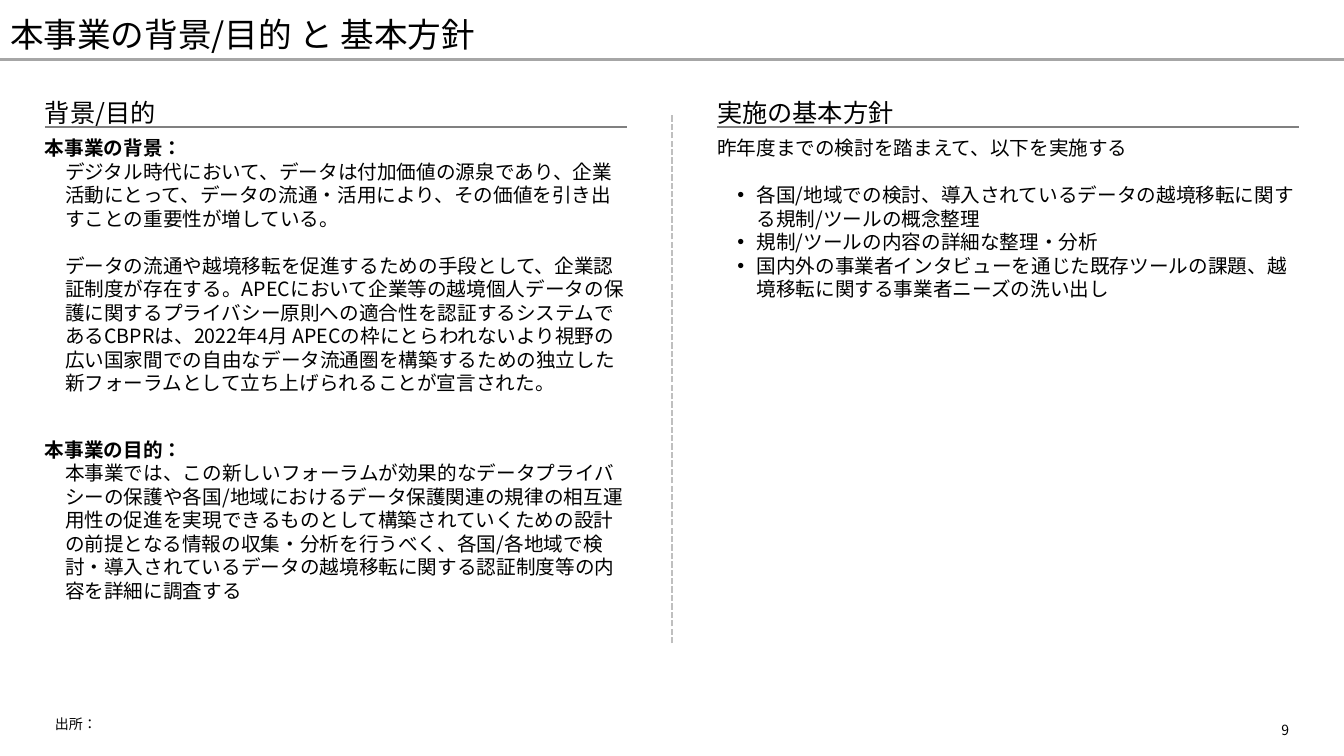
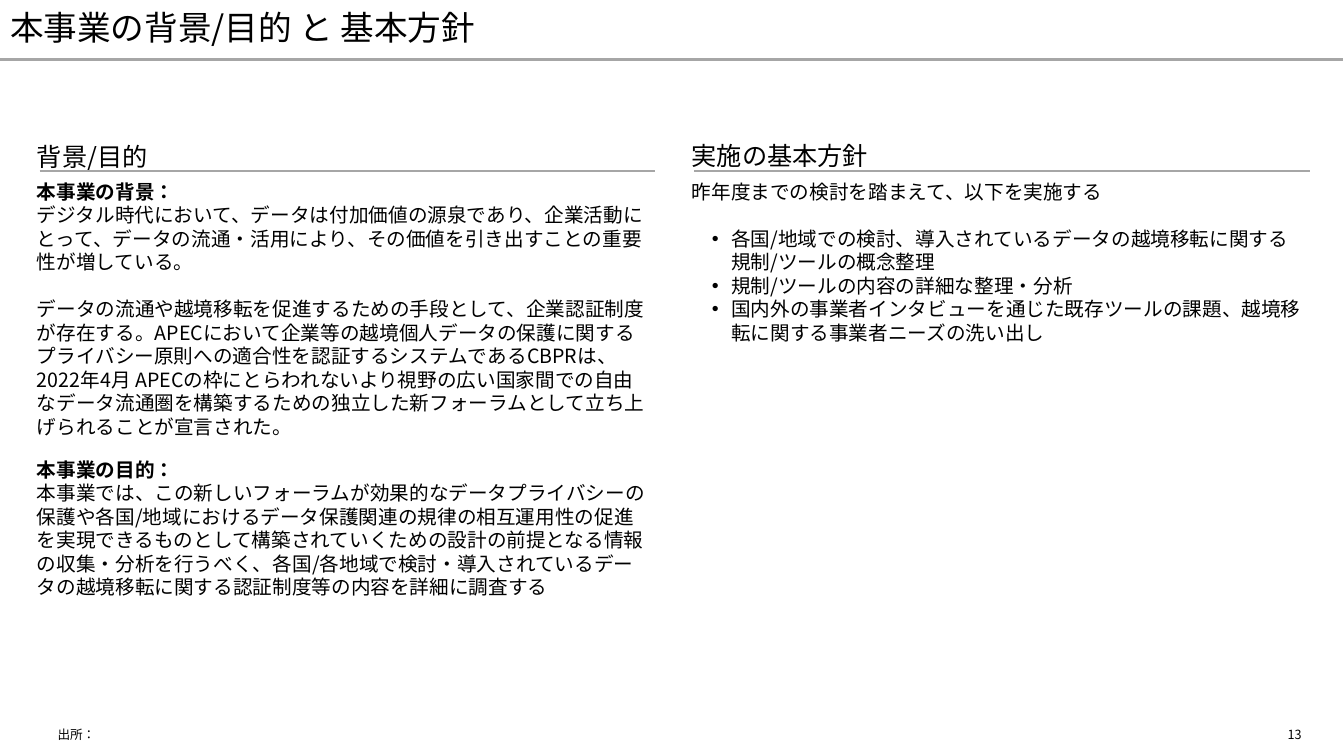
Before and after one commit to yuzucha16/dotfiles, a slide deck: slide 13 of office/Blank.potx (slide 9 before the commit). Drawn at 1344x756 pixels with LibreOffice and Linux fonts; fonts in the diff are those of the drawing. Boxes give left, top, right and bottom in pixels: in the first picture for what was removed or moved away, otherwise in the second. Text is boxed around its words. In the diff, an @@ line names an element or a change of style, - is before the commit and + after.

```diff
--- a/office/Blank.potx
+++ b/office/Blank.potx
@@ title "本事業の背景/目的 と 基本方針" at (10,11,475,46): vertical alignment bottom to middle @@
@@ line removed from (673, 643) to (673, 114) @@
@@ text "背景/目的": place and size @@
-text "背景/目的" at (45,100,156,128)
+text "背景/目的" at (37,144,148,172)
@@ text "実施の基本方針": place and size @@
-text "実施の基本方針" at (717,100,893,128)
+text "実施の基本方針" at (692,143,868,171)
@@ text "本事業の背景：": place and size @@
-text "本事業の背景：" at (45,138,624,392)
+text "本事業の背景：" at (37,182,644,436)
@@ line moved from (45, 127) - (627, 127) to (39, 170) - (655, 170) @@
@@ line (39, 170) - (655, 170): stroke #808080 1.5 pt to #A6A6A6 1.5 pt @@
@@ text "昨年度までの検討を踏まえて、以下を実施する" rewrapped from (717,138,1294,298) to (692,182,1300,342) @@
@@ line moved from (717, 127) - (1300, 127) to (695, 170) - (1310, 170) @@
@@ line (695, 170) - (1310, 170): stroke #808080 1.5 pt to #A6A6A6 1.5 pt @@
@@ text at (37,205,644,436): indent changed @@
@@ text "本事業の目的：": place and size @@
-text "本事業の目的：" at (45,440,623,600)
+text "本事業の目的：" at (37,460,645,596)
@@ text at (37,483,645,596): indent changed @@
@@ text "出所：": place and size @@
-text "出所：" at (55,717,97,730)
+text "出所：" at (58,728,96,740)
@@ text "出所：" at (58,728,96,740): size 10 to 9 pt; vertical alignment top to middle @@
@@ page number removed at (1281,724,1289,735) @@
-9
@@ page number added at (1288,729,1302,739), 9 pt, text #000000 @@
+13
```
Also in this commit, not shown: 36 other slides changed, 14 slides added, 2 slides removed.
